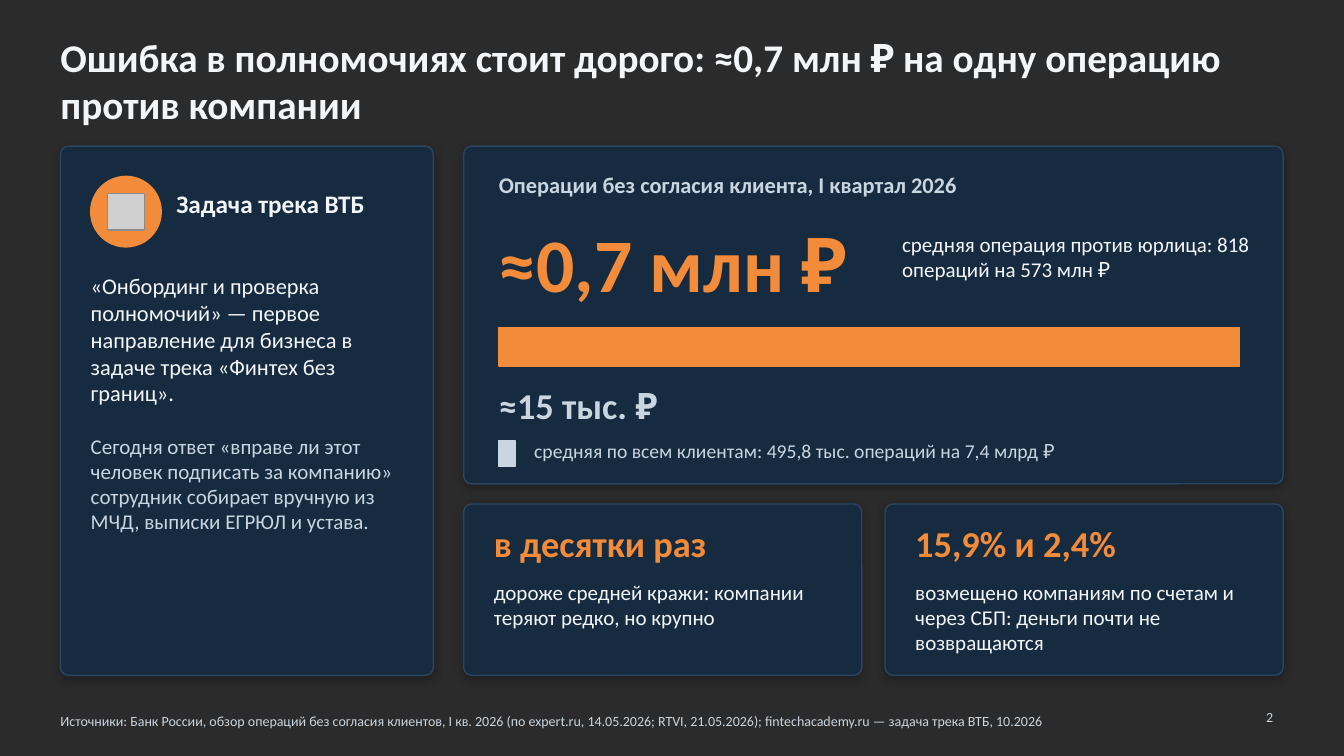
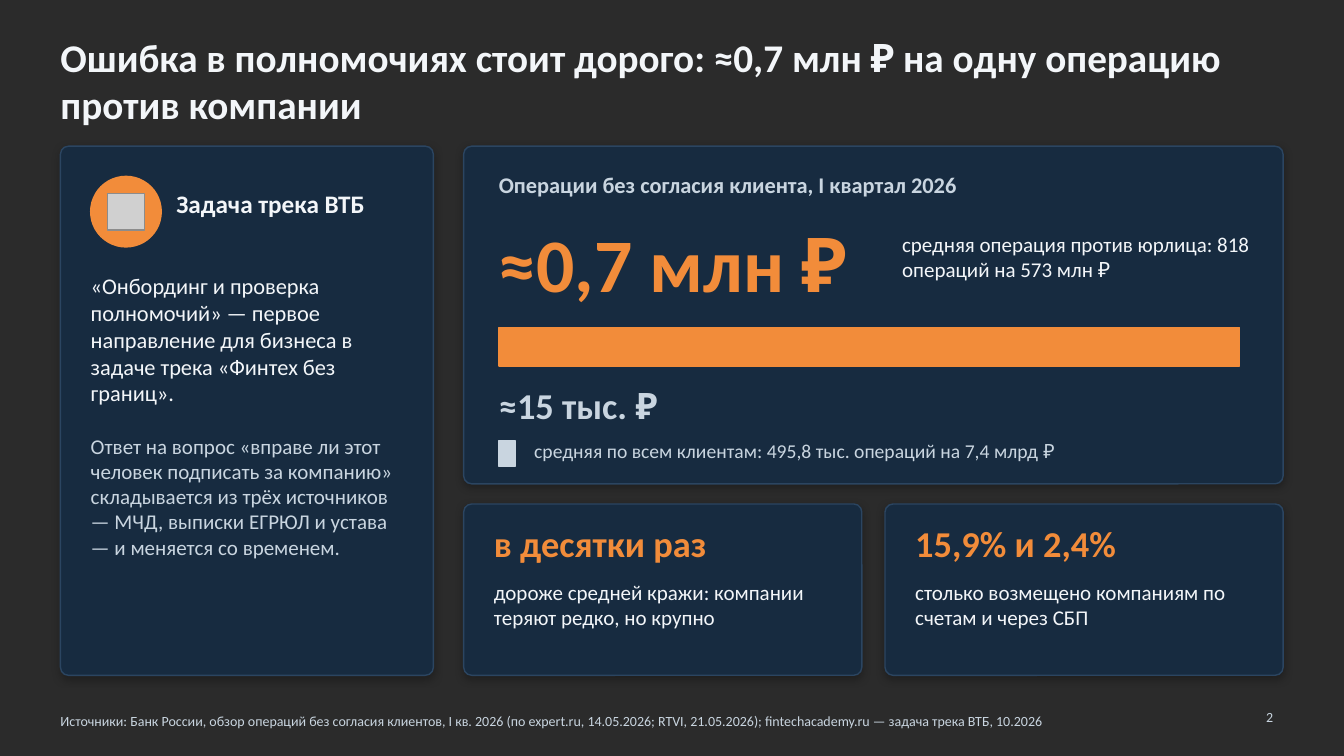
Before and after one commit to KonkovDV/Mandat, a slide deck: slide 2 of Mandat_VTB.pptx. Drawn at 1344x756 pixels with LibreOffice and Linux fonts; fonts in the diff are those of the drawing; grey boxes stand for pictures; background and template pictures are left out; a plain dark background stands for a picture behind light text. Boxes give left, top, right and bottom in pixels: in the first picture for what was removed or moved away, otherwise in the second. Text is boxed around its words. In the diff, an @@ line names an element or a change of style, - is before the commit and + after.

```diff
--- a/Mandat_VTB.pptx
+++ b/Mandat_VTB.pptx
@@ text at [91, 440, 392, 559]: text changed @@
-Сегодня ответ «вправе ли этот человек подписать за компанию» сотрудник собирает вручную из МЧД, выписки ЕГРЮЛ и устава.
+Ответ на вопрос «вправе ли этот человек подписать за компанию» складывается из трёх источников — МЧД, выписки ЕГРЮЛ и устава — и меняется со временем.
@@ text at [915, 590, 1225, 629]: text changed @@
-возмещено компаниям по счетам и через СБП: деньги почти не возвращаются
+столько возмещено компаниям по счетам и через СБП
```
Also in this commit, not shown: 21 other slides changed, 6 other files.
